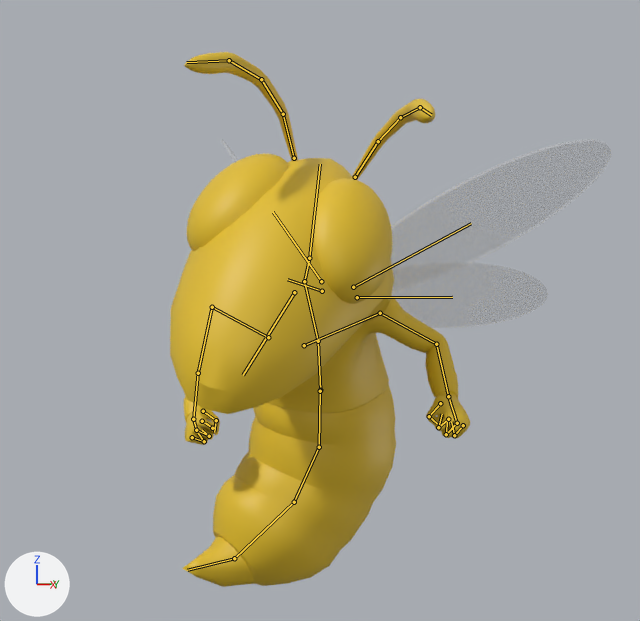
The Blender file srcAssets/Buzz.blend as it was, and as the next commit left it.
Both versions are drawn from a 50 mm lens placed at (8.64, -7.36, 5.34), pointed at (0.22, -0.06, 5.08). Arrows for +X, +Y and +Z are at lower left; the lights stay in place. Both versions are drawn at frame 123 of the action 'ArmatureAction'; the numbers are the values there. The bones that bend it are drawn over the model as lines.

Objects in the first picture: 'Buzz'.
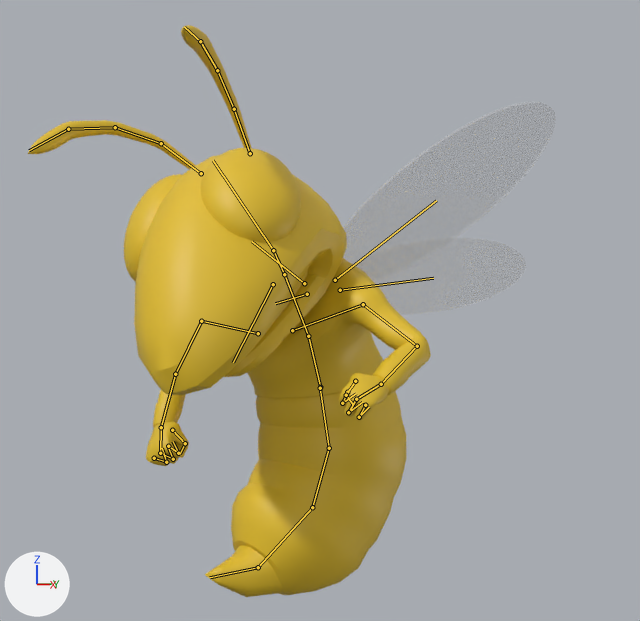
The change, as JSON lines over the scene's bpy script:
```json
{"block": "bone_spine", "where": "bone_spine = bpy.data.objects['Armature'].pose.bones['spine']"}
{"op": "set", "path": "bone_spine.location", "old": "(0.0, 4.02, -0.04)", "new": "(0.0, 4.06, -0.04)"}
{"op": "set", "path": "bone_spine.rotation_quaternion", "old": "(0.985, 0.118, -0.008, -0.109)", "new": "(0.992, 0.119, 0.01, 0.027)", "note": "degrees (14, 1, -13) -> degrees (14, 1, 3)"}
{"block": "bone_torso", "where": "bone_torso = bpy.data.objects['Armature'].pose.bones['torso']  # child of 'spine'"}
{"op": "set", "path": "bone_torso.rotation_quaternion", "old": "(0.99, 0.003, 0.129, -0.036)", "new": "(0.99, -0.001, 0.117, -0.04)", "note": "degrees (0, 15, -4) -> degrees (-1, 13, -5)"}
{"block": "bone_clavical_l", "where": "bone_clavical_l = bpy.data.objects['Armature'].pose.bones['clavical.L']  # child of 'torso'"}
{"op": "set", "path": "bone_clavical_l.rotation_quaternion", "old": "(0.998, -0.025, -0.001, 0.021)", "new": "(0.97, 0.22, -0.033, -0.099)", "note": "degrees (-3, 0, 2) -> degrees (26, -1, -12)"}
{"block": "bone_arm_l", "where": "bone_arm_l = bpy.data.objects['Armature'].pose.bones['arm.L']  # child of 'clavical.L'"}
{"op": "set", "path": "bone_arm_l.rotation_quaternion", "old": "(0.884, -0.252, 0.138, -0.348)", "new": "(0.969, -0.079, 0.069, -0.212)", "note": "degrees (-33, 4, -44) -> degrees (-11, 6, -25)"}
{"block": "bone_neck", "where": "bone_neck = bpy.data.objects['Armature'].pose.bones['neck']  # child of 'torso'"}
{"op": "set", "path": "bone_neck.rotation_quaternion", "old": "(0.978, 0.022, 0.137, -0.142)", "new": "(0.989, 0.1, 0.067, 0.066)", "note": "degrees (0, 16, -16) -> degrees (12, 7, 8)"}
{"block": "bone_antenna1_l", "where": "bone_antenna1_l = bpy.data.objects['Armature'].pose.bones['antenna1.L']  # child of 'head'"}
{"op": "set", "path": "bone_antenna1_l.rotation_quaternion", "old": "(0.986, 0.146, -0.016, -0.06)", "new": "(0.988, 0.145, 0.009, -0.034)", "note": "degrees (17, -1, -7) -> degrees (17, 2, -4)"}
{"block": "bone_antenna2_l", "where": "bone_antenna2_l = bpy.data.objects['Armature'].pose.bones['antenna2.L']  # child of 'antenna1.L'"}
{"op": "set", "path": "bone_antenna2_l.rotation_quaternion", "old": "(0.986, 0.145, -0.027, -0.059)", "new": "(0.988, 0.144, 0.002, -0.037)", "note": "degrees (17, -2, -7) -> degrees (17, 1, -4)"}
{"block": "bone_antenna1_r", "where": "bone_antenna1_r = bpy.data.objects['Armature'].pose.bones['antenna1.R']  # child of 'head'"}
{"op": "set", "path": "bone_antenna1_r.rotation_quaternion", "old": "(0.984, 0.172, -0.033, 0.004)", "new": "(0.98, 0.19, -0.018, 0.023)", "note": "degrees (20, -4, 0) -> degrees (22, -2, 2)"}
{"block": "bone_antenna2_r", "where": "bone_antenna2_r = bpy.data.objects['Armature'].pose.bones['antenna2.R']  # child of 'antenna1.R'"}
{"op": "set", "path": "bone_antenna2_r.rotation_quaternion", "old": "(0.985, 0.171, -0.028, 0.01)", "new": "(0.98, 0.19, -0.009, 0.022)", "note": "degrees (20, -3, 1) -> degrees (22, -1, 2)"}
{"block": "bone_antenna3_r", "where": "bone_antenna3_r = bpy.data.objects['Armature'].pose.bones['antenna3.R']  # child of 'antenna2.R'"}
{"op": "set", "path": "bone_antenna3_r.rotation_quaternion", "old": "(0.985, 0.171, -0.022, 0.014)", "new": "(0.98, 0.19, -0.004, 0.019)", "note": "degrees (20, -3, 1) -> degrees (22, -1, 2)"}
{"block": "bone_arm_r", "where": "bone_arm_r = bpy.data.objects['Armature'].pose.bones['arm.R']  # child of 'clavical.R'"}
{"op": "set", "path": "bone_arm_r.rotation_quaternion", "old": "(0.851, 0.229, 0.032, 0.471)", "new": "(0.948, -0.005, -0.14, 0.309)", "note": "degrees (25, -9, 56) -> degrees (-6, -15, 37)"}
{"block": "bone_forearm_r", "where": "bone_forearm_r = bpy.data.objects['Armature'].pose.bones['forearm.R']  # child of 'arm.R'"}
{"op": "set", "path": "bone_forearm_r.rotation_quaternion", "old": "(0.895, 0.371, -0.146, 0.009)", "new": "(0.904, 0.35, -0.155, 0.003)", "note": "degrees (46, -16, -6) -> degrees (43, -17, -6)"}
{"block": "bone_hand_r", "where": "bone_hand_r = bpy.data.objects['Armature'].pose.bones['hand.R']  # child of 'forearm.R'"}
{"op": "set", "path": "bone_hand_r.scale", "old": "(1.0, 1.0, 1.0)", "new": "(1.21, 1.11, 1.21)"}
{"block": "bone_waist1", "where": "bone_waist1 = bpy.data.objects['Armature'].pose.bones['waist1']  # child of 'spine'"}
{"op": "set", "path": "bone_waist1.rotation_quaternion", "old": "(0.995, 0.097, 0.007, 0.001)", "new": "(0.994, 0.105, 0.007, 0.001)", "note": "degrees (11, 1, 0) -> degrees (12, 1, 0)"}
{"block": "bone_spine_012", "where": "bone_spine_012 = bpy.data.objects['Armature'].pose.bones['spine.012']  # child of 'waist1'"}
{"op": "set", "path": "bone_spine_012.rotation_quaternion", "old": "(0.979, 0.203, 0.007, 0.0)", "new": "(0.977, 0.211, 0.008, 0.0)", "note": "degrees (23, 1, 0) -> degrees (24, 1, 0)"}
{"block": "bone_spine_011", "where": "bone_spine_011 = bpy.data.objects['Armature'].pose.bones['spine.011']  # child of 'spine.012'"}
{"op": "set", "path": "bone_spine_011.rotation_quaternion", "old": "(0.979, 0.203, 0.007, -0.002)", "new": "(0.977, 0.211, 0.007, -0.002)", "note": "degrees (23, 1, 0) -> degrees (24, 1, 0)"}
```

What differs and where, as boxes [x1, y1, x2, y2] in the pictures (640 x 621 px):
```json
{"object": "Buzz", "change": "posed", "before": [170, 52, 611, 587], "after": [28, 25, 556, 597], "on screen": "20% wider, 7% taller"}
{"bone": "spine", "before": "(320, 390) to (318, 341)", "after": "(320, 387) to (308, 336)"}
{"bone": "torso", "before": "(318, 341) to (304, 281)", "after": "(308, 336) to (284, 274)"}
{"bone": "clavical.L", "before": "(304, 345) to (380, 313)", "after": "(292, 330) to (363, 304)"}
{"bone": "arm.L", "before": "(380, 313) to (436, 344)", "after": "(363, 304) to (417, 346)"}
{"bone": "neck", "before": "(304, 281) to (309, 258)", "after": "(284, 274) to (273, 250)"}
{"bone": "antenna1.L", "before": "(355, 177) to (378, 141)", "after": "(250, 153) to (234, 109)"}
{"bone": "antenna2.L", "before": "(378, 141) to (400, 117)", "after": "(234, 109) to (217, 70)"}
{"bone": "antenna1.R", "before": "(294, 158) to (283, 114)", "after": "(201, 173) to (161, 143)"}
{"bone": "antenna2.R", "before": "(283, 114) to (261, 79)", "after": "(161, 143) to (115, 127)"}
{"bone": "antenna3.R", "before": "(261, 79) to (229, 60)", "after": "(115, 127) to (68, 129)"}
{"bone": "arm.R", "before": "(212, 307) to (198, 373)", "after": "(201, 321) to (175, 374)"}
{"bone": "forearm.R", "before": "(198, 373) to (193, 419)", "after": "(175, 374) to (161, 427)"}
{"bone": "hand.R", "before": "(193, 419) to (196, 430)", "after": "(161, 427) to (160, 453)"}
{"bone": "waist1", "before": "(320, 391) to (319, 447)", "after": "(320, 388) to (329, 448)"}
{"bone": "spine.012", "before": "(319, 447) to (294, 502)", "after": "(329, 448) to (312, 507)"}
{"bone": "spine.011", "before": "(294, 502) to (234, 558)", "after": "(312, 507) to (258, 567)"}
```
